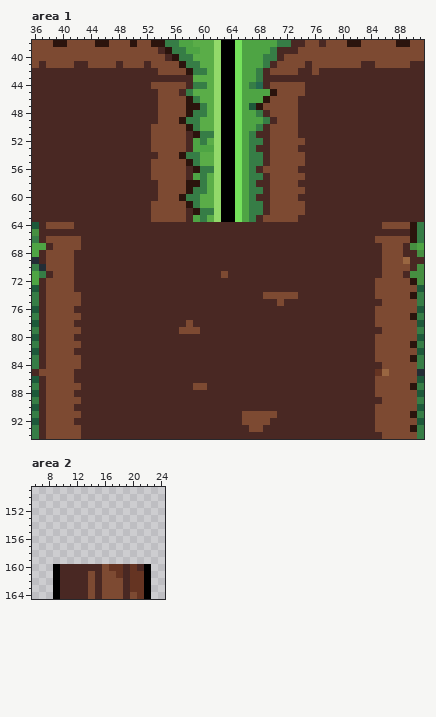
Pixel-art file, stored at jumper/data/spritesheet.aseprite. The picture above was drawn from the file before the commit.
256x256 pixels, 1 frame. Shown: area 1: x 36..91, y 38..94; area 2: x 6..24, y 149..164. The commit also changed other parts of the picture, which this record leaves out.
New version:
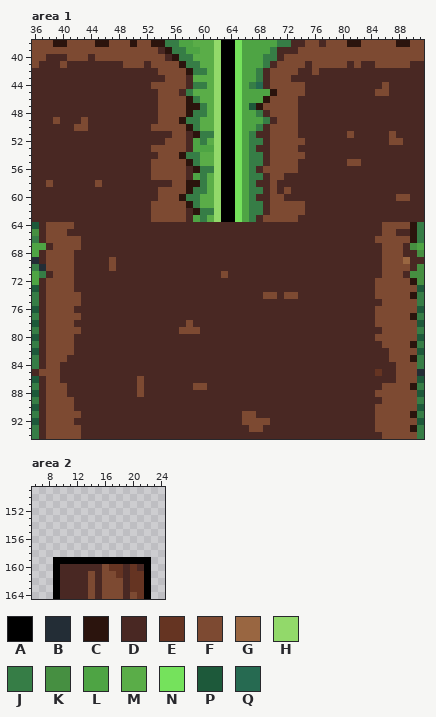
Palette (. is transparent): A #000000  B #232d36  C #2b140d  D #492823  E #653422  F #7d4a32  G #996641  H #92d96a  J #367d46  K #468f41  L #4ea444  M #5aad48  N #75e25c  P #1d593a  Q #266a51
Edits made:
Area 1:
y 40: x 38..40 FFF -> DDD; x 44 F -> D
y 41: x 38..39 FF -> DD; x 41 F -> D; x 44..47 FFFF -> DDDD; x 81 F -> D
y 43: x 55..57 DDD -> FFF; x 70..72 DDD -> FFF
y 44: x 86 D -> F
y 45: x 85..86 DD -> FF
y 49: x 39 D -> F; x 43 D -> F
y 50: x 42..43 DD -> FF
y 51: x 53..55 FFF -> DDD; x 81 D -> F; x 87 D -> F
y 52: x 53..54 FF -> DD; x 87..88 DD -> FF
y 55: x 74 F -> D; x 81..82 DD -> FF
y 57: x 72..74 FFF -> DDD
y 58: x 38 D -> F; x 45 D -> F; x 54..55 FF -> DD; x 71..73 FFF -> DDD
y 59: x 71 F -> D; x 73..74 FF -> DD
y 60: x 72..73 FF -> DD; x 88..89 DD -> FF
y 65: x 38..40 DDD -> FFF; x 86..87 DD -> FF
y 69..70: x 47 D -> F
y 74..75: x 71 F -> D
y 81: x 42 F -> D; x 85 F -> D
y 82: x 85..86 FF -> DD
y 83: x 41..42 FF -> DD; x 85..86 FF -> DD
y 84: x 40..42 FFF -> DDD; x 86..87 FF -> DD
y 85: x 40..41 FF -> DD; x 86..87 GF -> DD
y 86: x 40..41 FF -> DD; x 51 D -> F; x 85..87 FFF -> DDD
y 87: x 41..42 FF -> DD; x 51 D -> F; x 85 F -> D
y 88: x 41 F -> D; x 51 D -> F
y 89: x 42 F -> D
y 91: x 68..70 FFF -> DDD
Area 2:
y 159: x 9..22 .............. -> AAAAAAAAAAAAAA
